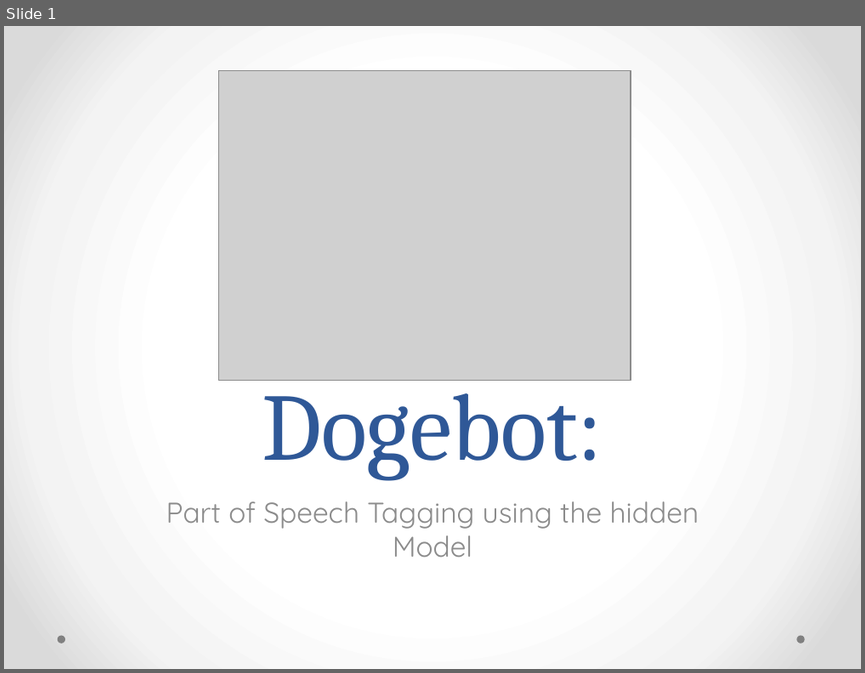
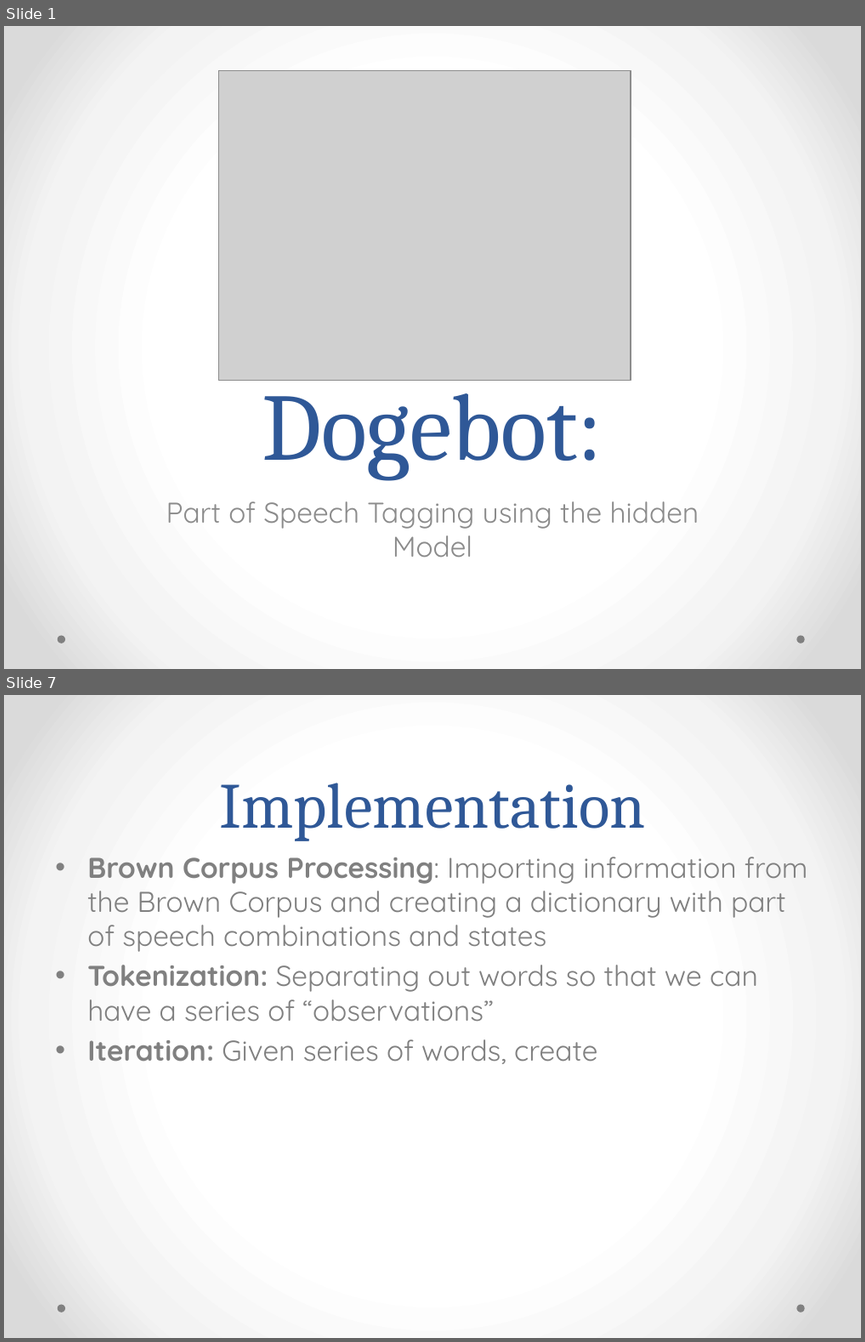
Before and after one commit to JessJKitty/CS51-Doge, a slide deck: Doge_presentation.pptx. Shown one above the other, each under a label of ours: slide 1 before the commit, slides 1 and 7 after it; the slides between them are not shown. The pictures are 865x673 and 865x1342 pixels, drawn with LibreOffice and Linux fonts; fonts in the diff are those of the drawing; grey boxes stand for pictures. Boxes give left, top, right and bottom in pixels: in the first picture for what was removed or moved away, otherwise in the second. Text is boxed around its words. In the diff, an @@ line names an element or a change of style, - is before the commit and + after.

```diff
--- a/Doge_presentation.pptx
+++ b/Doge_presentation.pptx
@@ slide 7 added at (x1=4, y1=695, x2=861, y2=1338), background gradient #FFFFFF to #F4F4F4 to #DADADA; not listed: 2 template elements that a slide beside it also shows @@
@@ title added at (x1=219, y1=783, x2=646, y2=841), 54 pt, text #2F5897 @@
+Implementation
@@ text added at (x1=87, y1=857, x2=808, y2=1064), 24 pt, text #808080 @@
+• Brown Corpus Processing: Importing information from the Brown Corpus and creating a dictionary with part of speech combinations and states
+• Tokenization: Separating out words so that we can have a series of “observations”
+• Iteration: Given series of words, create
```
Also in this commit, not shown: 7 other slides added.
